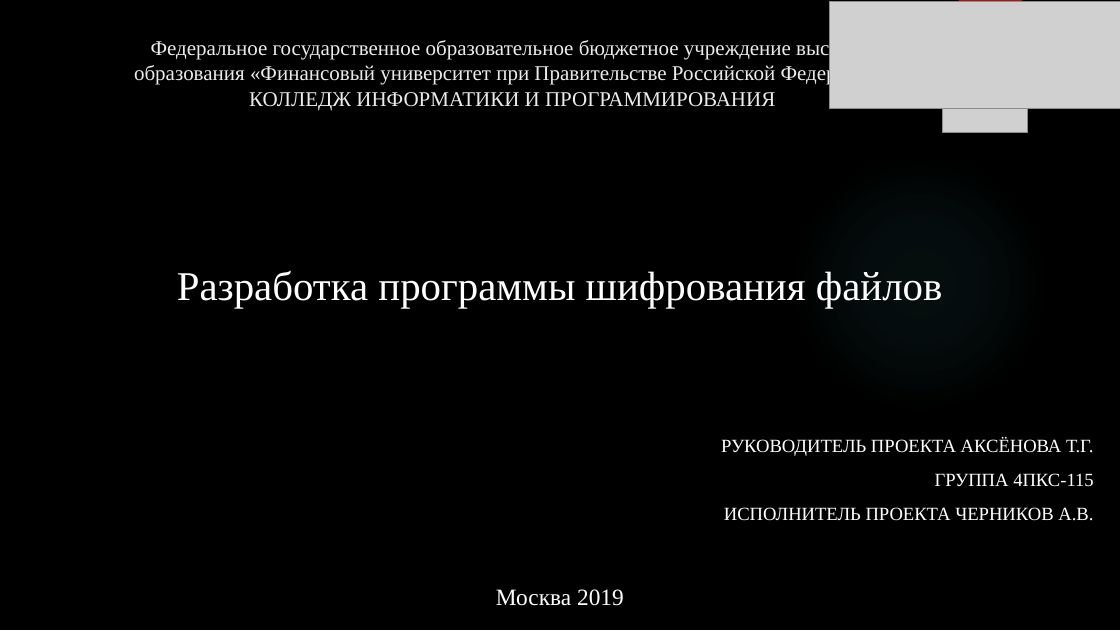
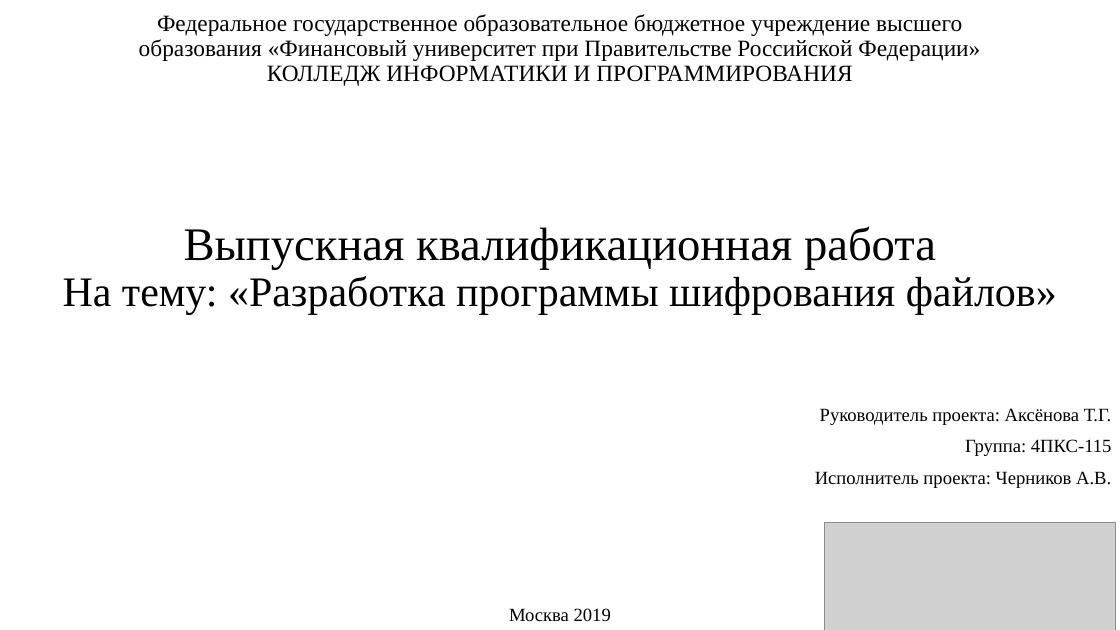
Before and after one commit to AlexeyChernikov/CryptographicApplication, a slide deck: slide 1 of Documentation/Презентация к защите.pptx. Drawn at 1120x630 pixels with LibreOffice and Linux fonts; fonts in the diff are those of the drawing; grey boxes stand for pictures; background and template pictures are left out. Boxes give left, top, right and bottom in pixels: in the first picture for what was removed or moved away, otherwise in the second. Text is boxed around its words. In the diff, an @@ line names an element or a change of style, - is before the commit and + after.

```diff
--- a/Documentation/Презентация к защите.pptx
+++ b/Documentation/Презентация к защите.pptx
@@ background picture (left out) to #FFFFFF @@
@@ title "Федеральное государственное образовательное бюджетное учрежд ...": place and size @@
-title "Федеральное государственное образовательное бюджетное учрежд ..." at [134, 39, 891, 110]
+title "Федеральное государственное образовательное бюджетное учрежд ..." at [139, 14, 980, 86]
@@ title "Федеральное государственное образовательное бюджетное учрежд ..." at [139, 14, 980, 86]: size 18 to 20 pt, text colour #EBEBEB to #000000; line spacing 1 to 0.9 @@
@@ picture removed at [829, 1, 1120, 108] @@
@@ picture removed at [943, 2, 1028, 133] @@
@@ rectangle removed at [959, 0, 1022, 105] @@
@@ ellipse removed at [791, 154, 1049, 413] @@
@@ text at [63, 226, 1057, 314]: text changed; size 35 to 36 pt; text colour #FFFFFF to #000000 @@
-Разработка программы шифрования файлов
+Выпускная квалификационная работа
+На тему: «Разработка программы шифрования файлов»
@@ subtitle at [815, 408, 1112, 488]: text changed; text colour #FFFFFF to #000000 @@
-РУКОВОДИТЕЛЬ ПРОЕКТА АКСЁНОВА Т.Г.
-ГРУППА 4ПКС-115
-ИСПОЛНИТЕЛЬ ПРОЕКТА ЧЕРНИКОВ А.В.
+Руководитель проекта: Аксёнова Т.Г.
+Группа: 4ПКС-115
+Исполнитель проекта: Черников А.В.
@@ picture added at [825, 523, 1116, 630] @@
@@ text "Москва 2019": place and size @@
-text "Москва 2019" at [496, 589, 624, 606]
+text "Москва 2019" at [509, 608, 611, 622]
@@ text "Москва 2019" at [509, 608, 611, 622]: size 20 to 16 pt, text colour #FFFFFF to #000000 @@
```
Also in this commit, not shown: 7 other slides changed, 3 slides added, 2 slides removed.
